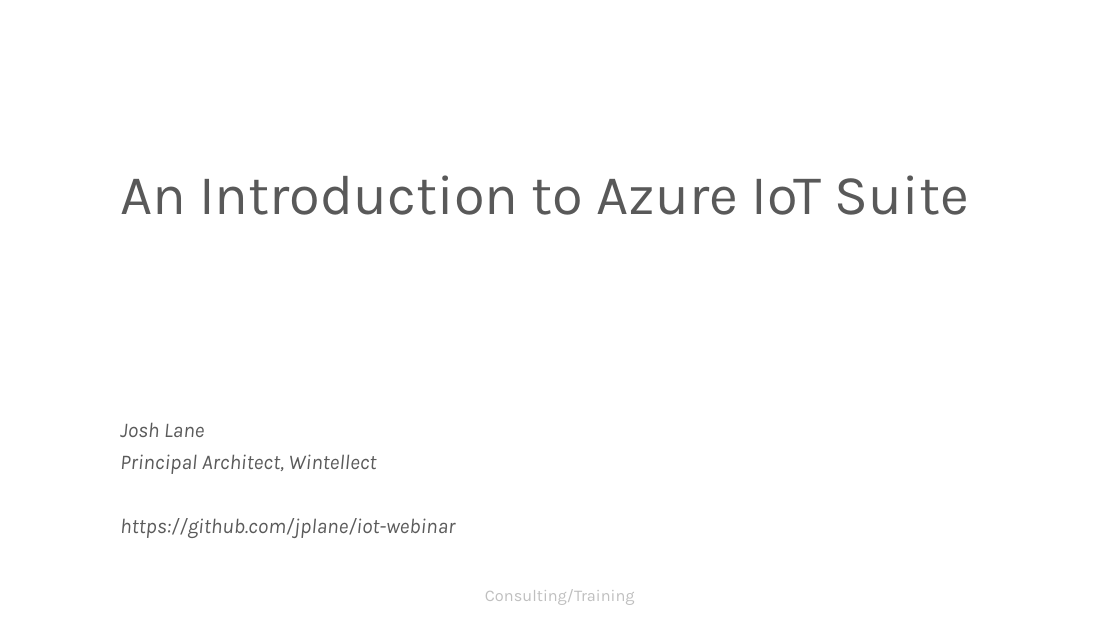
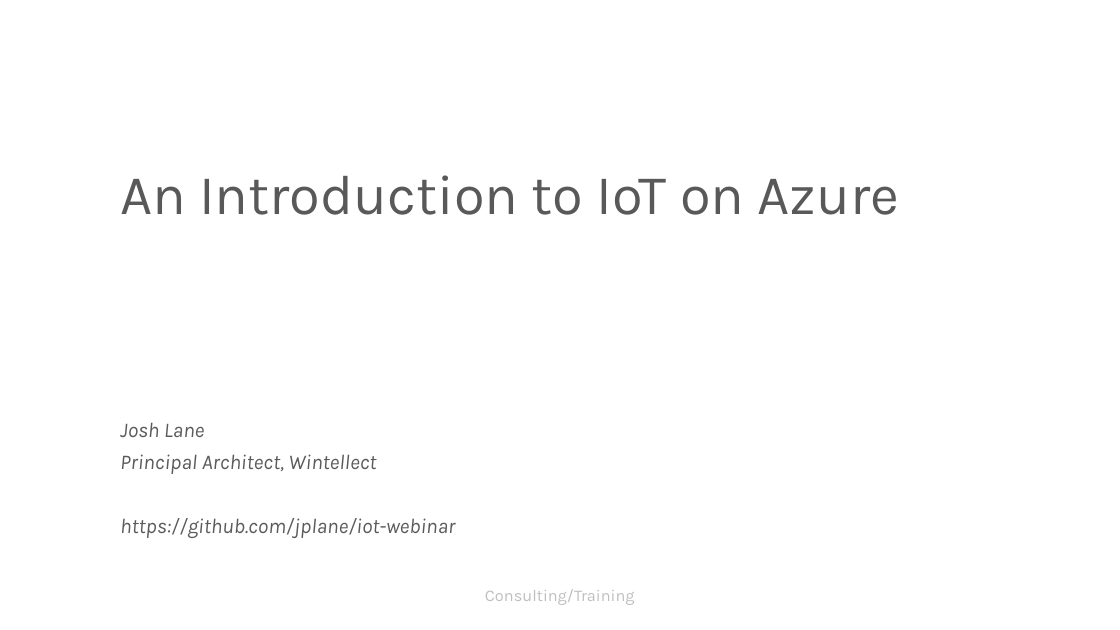
Before and after one commit to arrebagrove/iot-webinar, a slide deck: slide 1 of introduction to azure iot.pptx. Drawn at 1120x630 pixels with LibreOffice and Linux fonts; fonts in the diff are those of the drawing; background and template pictures are left out. Boxes give left, top, right and bottom in pixels: in the first picture for what was removed or moved away, otherwise in the second. Text is boxed around its words. In the diff, an @@ line names an element or a change of style, - is before the commit and + after.

```diff
--- a/introduction to azure iot.pptx
+++ b/introduction to azure iot.pptx
@@ title at (120,175,899,215): text changed @@
-An Introduction to Azure IoT Suite
+An Introduction to IoT on Azure
```
Also in this commit, not shown: 3 other slides changed.
